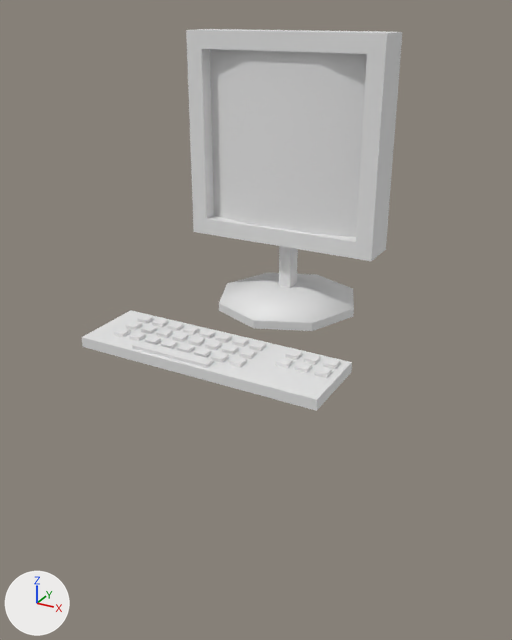
What one commit did to the FBX model Assets/Models/_Objects/Computer1.fbx.
Both versions are drawn from a camera (50 mm lens) standing at (1.39, -3.6, 3.09) and looking at (-0.26, -0.61, 1.6). The axes (+X, +Y, +Z) are drawn at lower left. The lights are the same throughout. Vertices at the same position are counted once.
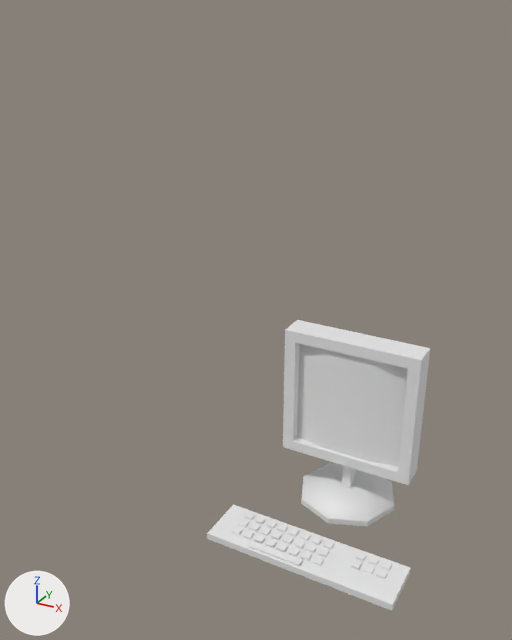
What changed in the scene script:
```text
Change me_cylinder:
    remove me_cylinder.from_pydata(...)  # 336 vertices, 230 faces; spans x -0.534..0.534, y -0.608..0.573, z 0.0..1.21
    add me_cylinder.from_pydata(...)  # 336 vertices, 230 faces; spans x -0.612..0.612, y -0.608..0.573, z 0.001..1.21
    me_cylinder part 1: the loose piece of 8 vertices spanning x -0.281..0.07, y -0.593..-0.543, z 0.045..0.059 is moved by (-0.045, 0.0, 0.001)
    me_cylinder part 2: the loose piece of 8 vertices spanning x -0.43..-0.381, y -0.527..-0.477, z 0.045..0.059 is moved by (-0.045, 0.0, 0.001)
    me_cylinder part 3: the loose piece of 8 vertices spanning x -0.35..-0.301, y -0.527..-0.477, z 0.045..0.059 is moved by (-0.045, 0.0, 0.001)
    me_cylinder part 4: the loose piece of 8 vertices spanning x -0.27..-0.221, y -0.527..-0.477, z 0.045..0.059 is moved by (-0.045, 0.0, 0.001)
    me_cylinder part 5: the loose piece of 8 vertices spanning x -0.19..-0.141, y -0.527..-0.477, z 0.045..0.059 is moved by (-0.045, 0.0, 0.001)
    me_cylinder part 6: the loose piece of 8 vertices spanning x -0.11..-0.061, y -0.527..-0.477, z 0.045..0.059 is moved by (-0.045, 0.0, 0.001)
    me_cylinder part 7: the loose piece of 8 vertices spanning x -0.03..0.019, y -0.527..-0.477, z 0.045..0.059 is moved by (-0.045, 0.0, 0.001)
    me_cylinder part 8: the loose piece of 8 vertices spanning x 0.05..0.099, y -0.527..-0.477, z 0.045..0.059 is moved by (-0.045, 0.0, 0.001)
    me_cylinder part 9: the loose piece of 8 vertices spanning x 0.13..0.179, y -0.527..-0.477, z 0.045..0.059 is moved by (-0.045, 0.0, 0.001)
    me_cylinder part 10: the loose piece of 8 vertices spanning x -0.43..-0.381, y -0.447..-0.397, z 0.045..0.059 is moved by (-0.045, 0.0, 0.001)
    me_cylinder part 11: the loose piece of 8 vertices spanning x -0.35..-0.301, y -0.447..-0.397, z 0.045..0.059 is moved by (-0.045, 0.0, 0.001)
    me_cylinder part 12: the loose piece of 8 vertices spanning x -0.27..-0.221, y -0.447..-0.397, z 0.045..0.059 is moved by (-0.045, 0.0, 0.001)
    me_cylinder part 13: the loose piece of 8 vertices spanning x -0.19..-0.141, y -0.447..-0.397, z 0.045..0.059 is moved by (-0.045, 0.0, 0.001)
    me_cylinder part 14: the loose piece of 8 vertices spanning x -0.11..-0.061, y -0.447..-0.397, z 0.045..0.059 is moved by (-0.045, 0.0, 0.001)
    me_cylinder part 15: the loose piece of 8 vertices spanning x -0.03..0.019, y -0.447..-0.397, z 0.045..0.059 is moved by (-0.045, 0.0, 0.001)
    me_cylinder part 16: the loose piece of 8 vertices spanning x 0.05..0.099, y -0.447..-0.397, z 0.045..0.059 is moved by (-0.045, 0.0, 0.001)
    me_cylinder part 17: the loose piece of 8 vertices spanning x 0.13..0.179, y -0.447..-0.397, z 0.045..0.059 is moved by (-0.045, 0.0, 0.001)
    me_cylinder part 18: the loose piece of 8 vertices spanning x -0.43..-0.381, y -0.367..-0.317, z 0.045..0.059 is moved by (-0.045, 0.0, 0.001)
    me_cylinder part 19: the loose piece of 8 vertices spanning x -0.35..-0.301, y -0.367..-0.317, z 0.045..0.059 is moved by (-0.045, 0.0, 0.001)
    me_cylinder part 20: the loose piece of 8 vertices spanning x -0.27..-0.221, y -0.367..-0.317, z 0.045..0.059 is moved by (-0.045, 0.0, 0.001)
    me_cylinder part 21: the loose piece of 8 vertices spanning x -0.19..-0.141, y -0.367..-0.317, z 0.045..0.059 is moved by (-0.045, 0.0, 0.001)
    me_cylinder part 22: all 32 vertices in x -0.11..0.179, y -0.367..-0.317, z 0.045..0.059 are moved by (-0.045, 0.0, 0.001)
    me_cylinder part 23: all 4 vertices in x 0.534, y -0.608..-0.281, z 0.0..0.045 are moved by (0.078, 0.0, 0.001)
Change ob_cylinder:
    ob_cylinder.location: (0.0, -1.0, 1.8) -> (0.0, 0.0, 0.0)
```

What differs and where, as boxes (x1, y1, x2, y2) in the pictures (512 x 640 px; the box of a moved part takes in the faces that stretch with it):
'Cylinder', reshaped, moved (30% narrower, 24% shorter)
    before: (82, 29, 402, 411)
    after: (207, 320, 430, 611)
part 1 of me_cylinder, moved or reshaped
    before: (132, 341, 214, 368)
    after: (248, 540, 302, 566)
part 2 of me_cylinder, moved or reshaped
    before: (114, 328, 131, 337)
    after: (232, 526, 243, 535)
part 3 of me_cylinder, moved or reshaped
    before: (129, 331, 146, 341)
    after: (243, 531, 254, 539)
part 4 of me_cylinder, moved or reshaped
    before: (145, 335, 162, 345)
    after: (254, 535, 265, 543)
part 5 of me_cylinder, moved or reshaped
    before: (161, 339, 178, 349)
    after: (266, 539, 276, 548)
part 6 of me_cylinder, moved or reshaped
    before: (177, 343, 194, 353)
    after: (277, 543, 288, 552)
part 7 of me_cylinder, moved or reshaped
    before: (194, 348, 211, 357)
    after: (289, 547, 300, 557)
part 8 of me_cylinder, moved or reshaped
    before: (211, 352, 229, 363)
    after: (301, 552, 311, 561)
part 9 of me_cylinder, moved or reshaped
    before: (229, 356, 247, 367)
    after: (313, 556, 324, 566)
part 10 of me_cylinder, moved or reshaped
    before: (126, 321, 142, 330)
    after: (239, 519, 249, 528)
part 11 of me_cylinder, moved or reshaped
    before: (141, 325, 157, 334)
    after: (249, 523, 260, 532)
part 12 of me_cylinder, moved or reshaped
    before: (156, 328, 173, 338)
    after: (260, 527, 271, 536)
part 13 of me_cylinder, moved or reshaped
    before: (172, 332, 189, 342)
    after: (272, 531, 282, 540)
part 14 of me_cylinder, moved or reshaped
    before: (188, 336, 205, 346)
    after: (283, 535, 293, 544)
part 15 of me_cylinder, moved or reshaped
    before: (205, 340, 222, 350)
    after: (294, 540, 305, 549)
part 16 of me_cylinder, moved or reshaped
    before: (222, 344, 239, 355)
    after: (306, 544, 317, 553)
part 17 of me_cylinder, moved or reshaped
    before: (240, 348, 257, 359)
    after: (318, 548, 329, 558)
part 18 of me_cylinder, moved or reshaped
    before: (137, 315, 153, 324)
    after: (245, 512, 255, 520)
part 19 of me_cylinder, moved or reshaped
    before: (152, 318, 168, 327)
    after: (255, 516, 266, 524)
part 20 of me_cylinder, moved or reshaped
    before: (167, 322, 184, 331)
    after: (266, 520, 277, 528)
part 21 of me_cylinder, moved or reshaped
    before: (183, 325, 199, 335)
    after: (277, 524, 288, 532)
part 22 of me_cylinder, moved or reshaped
    before: (199, 329, 266, 351)
    after: (289, 528, 334, 550)
part 23 of me_cylinder, moved or reshaped
    before: (82, 310, 352, 411)
    after: (207, 504, 411, 611)
